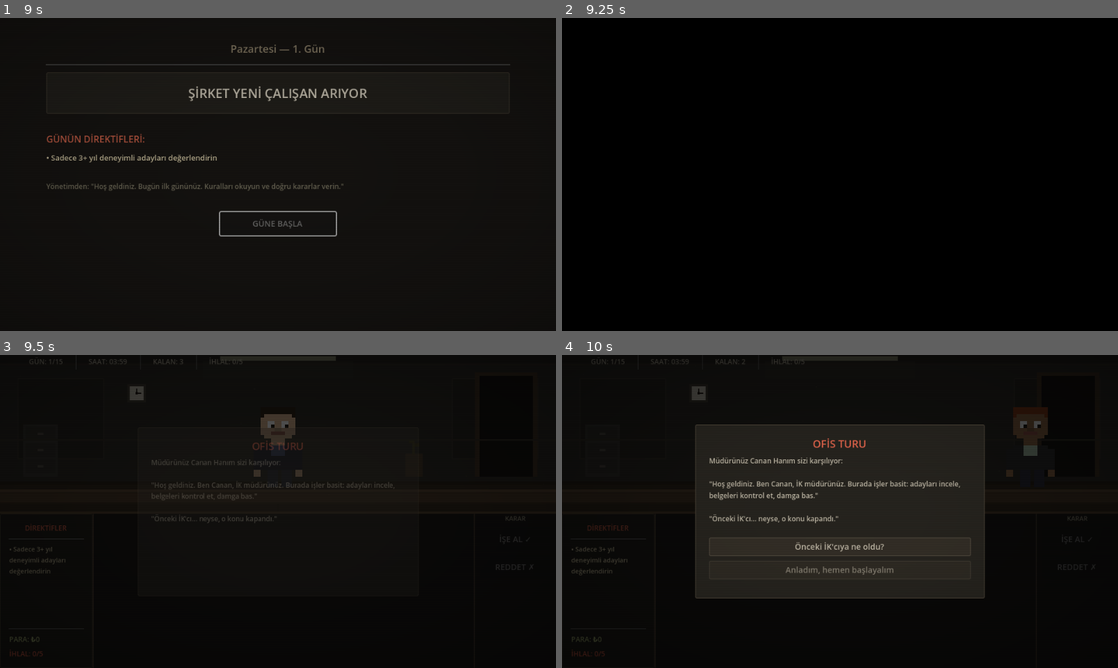
Above: before the commit, frames 1-4 (two rows, left to right).
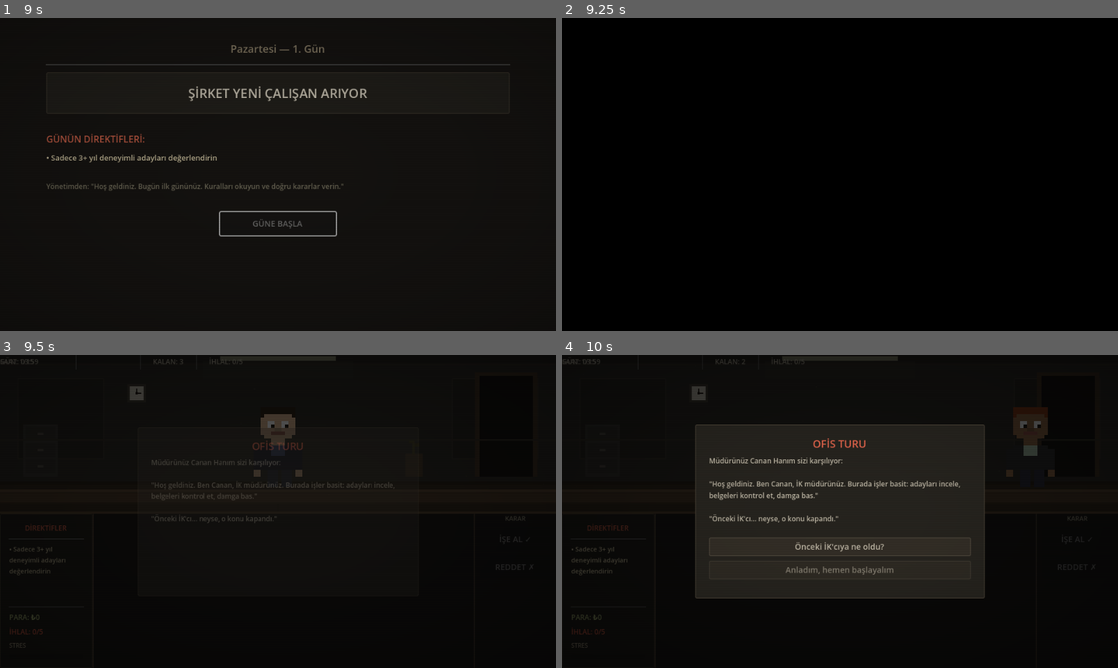
Above: after the commit, the same moments.

Repository: isinuss/test_game
Game: Godot game, scene res://scenes/main_menu/main_menu.tscn
The game is run twice, just before and just after one commit, with the same random seed, the same clock (stepped at 60 frames per second) and the same inputs.
Inputs:
- Up to frame 1 (9 s): click "YENİ OYUN" at 2.75 s; tap Enter at 5 s; click "GÜNE BAŞLA" at 8.75 s
- Up to frame 2 (9.25 s): no input
- Up to frame 3 (9.5 s): no input
- Up to frame 4 (10 s): no input

Frames 1-2 are identical in both runs. In frame 3, 0.2% of the frame differs, in the area x 0-23%, y 1-97%; in frame 4, 0.2%.

Commit message:
Phase 3+4: New documents, inconsistencies, and stress system
Phase 3: Added criminal record (day 8+) and health report (day 11+)
document types, 4 new inconsistency types (address_mismatch,
employment_gap, duplicate_candidate, photo_mismatch), and new
candidate fields for journalist/spy/returning characters.

Phase 4: Full stress system with escalating UI effects:
- Stress bar in directive panel with green→yellow→red gradient
- Document tremor at stress >= 0.3
- Text blur flicker at stress >= 0.5, status bar jitter
- Stamp input delay at stress >= 0.7, character glitch
- Full screen micro-shakes at stress >= 0.9
- Stress sources: violations, time pressure, wrong accusations,
  moral dilemma events, phone calls, debt
- Daily living expenses create financial pressure

https://claude.ai/code/session_01MEXwzu3t24jFGgz3YcqmiY

Diff:
--- a/autoload/game_manager.gd
+++ b/autoload/game_manager.gd
@@ -16,6 +16,11 @@
 
 # Stress system
 var stress: float = 0.0
+const STRESS_PER_VIOLATION: float = 0.12
+const STRESS_PER_WRONG_ACCUSATION: float = 0.05
+const STRESS_FROM_TIME_PRESSURE: float = 0.002  # per second when < 30s remaining
+const STRESS_FROM_MORAL_DILEMMA: float = 0.08
+const STRESS_DECAY_PER_DAY: float = 0.05
 
 # Per-day tracking
 var candidates_today: Array = []
@@ -267,7 +272,7 @@
 	day_decisions = []
 	hired_today = 0
 	# Slight stress recovery between days
-	stress = maxf(0.0, stress - 0.05)
+	stress = maxf(0.0, stress - STRESS_DECAY_PER_DAY)
 	EventBus.day_started.emit(current_day)
 
 func get_current_candidate() -> Resource:
@@ -349,8 +354,12 @@
 			"reason": "Zaman doldu — otomatik red" if c.is_valid_hire else "",
 		})
 
-	# Base salary
+	# Base salary minus daily expenses (rent, commute)
 	money += 100
+	money -= 150  # Daily living expenses — keeps financial pressure
+	if money < 0:
+		# Debt causes extra stress
+		add_stress(0.06)
 
 	EventBus.day_ended.emit(current_day)
 
--- a/data/candidates.gd
+++ b/data/candidates.gd
@@ -383,11 +383,11 @@
 		c.interview_lines.append(shuffled_extras[i])
 
 	# Generate documents
-	_generate_documents(c)
+	_generate_documents(c, day)
 
 	return c
 
-static func _generate_documents(c: CandidateData) -> void:
+static func _generate_documents(c: CandidateData, day: int = 1) -> void:
 	# CV
 	var cv: DocumentData = DocumentData.new()
 	cv.doc_type = "cv"
@@ -451,6 +451,37 @@
 	}
 	c.documents.append(id_card)
 
+	# Criminal Record (from Day 8 onwards)
+	if day >= 8:
+		var criminal: DocumentData = DocumentData.new()
+		criminal.doc_type = "criminal_record"
+		c.has_criminal_record = true
+		c.criminal_record_clean = randi() % 10 != 0  # 10% have a record
+		criminal.content = {
+			"TC Kimlik No": c.tc_kimlik_no,
+			"Ad Soyad": c.candidate_name,
+			"Durum": "Temiz" if c.criminal_record_clean else "Kaydı Var",
+			"Tarih": "2026",
+		}
+		c.documents.append(criminal)
+
+	# Health Report (from Day 11 onwards)
+	if day >= 11:
+		var health: DocumentData = DocumentData.new()
+		health.doc_type = "health_report"
+		c.has_health_report = true
+		var is_disabled: bool = randi() % 7 == 0  # ~15% chance
+		c.has_disability = is_disabled
+		c.health_report_fit = not is_disabled
+		health.content = {
+			"Ad Soyad": c.candidate_name,
+			"Durum": "Engelli" if is_disabled else "Sağlıklı",
+			"Tarih": "2026",
+		}
+		if is_disabled:
+			health.content["Engellilik Oranı"] = str(randi_range(20, 60))
+		c.documents.append(health)
+
 static func inject_inconsistency(c: CandidateData, inc_type: String) -> void:
 	match inc_type:
 		"name_mismatch":
@@ -544,6 +575,40 @@
 				c.documents[0].inconsistency_detail = "Not ortalaması belgeler arasında farklı"
 				c.inconsistencies.append("Not uyuşmazlığı: CV'de " + str(snapped(fake_gpa, 0.01)) + ", Diplomada " + str(c.gpa))
 
+		"address_mismatch":
+			# City on CV differs from city on ID card
+			var alt_city: String = CITIES[randi() % CITIES.size()]
+			while alt_city == c.city:
+				alt_city = CITIES[randi() % CITIES.size()]
+			c.documents[0].content["Şehir"] = alt_city
+			c.documents[0].has_inconsistency = true
+			c.documents[0].inconsistency_type = "address_mismatch"
+			c.documents[0].inconsistency_detail = "CV'deki şehir ile kimlik şehri farklı"
+			c.inconsistencies.append("Adres uyuşmazlığı: CV'de " + alt_city + ", Kimlikte " + c.city)
+
+		"employment_gap":
+			# Flag an unexplained employment gap
+			c.has_employment_gap = true
+			c.documents[0].has_inconsistency = true
+			c.documents[0].inconsistency_type = "employment_gap"
+			c.documents[0].inconsistency_detail = "İş geçmişinde açıklanamayan boşluk var"
+			c.inconsistencies.append("İstihdam boşluğu: 2+ yıl açıklanmamış dönem")
+
+		"duplicate_candidate":
+			# Same person applied before under a different name
+			c.is_returning_candidate = true
+			c.original_candidate_name = c.candidate_name
+			var alt_surname: String = SURNAMES[randi() % SURNAMES.size()]
+			var parts: PackedStringArray = c.candidate_name.split(" ")
+			if parts.size() >= 2:
+				c.candidate_name = parts[0] + " " + alt_surname
+				c.documents[0].content["Ad Soyad"] = c.candidate_name
+			c.inconsistencies.append("Yinelenen aday: Daha önce farklı isimle başvurmuş")
+
+		"photo_mismatch":
+			# Photo doesn't match the candidate — flag for visual cue
+			c.inconsistencies.append("Fotoğraf uyuşmazlığı: Fotoğraf adayla uyuşmuyor")
+
 static func generate_candidates_for_day(day: int, directives: Array[String], num: int, inconsistency_ratio: float) -> Array[CandidateData]:
 	var candidates: Array[CandidateData] = []
 	var base_seed: int = day * 1000 + randi() % 500
@@ -573,6 +638,14 @@
 	if day >= 4:
 		inc_types.append("tc_invalid")
 		inc_types.append("fake_university")
+	if day >= 6:
+		inc_types.append("address_mismatch")
+	if day >= 7:
+		inc_types.append("employment_gap")
+	if day >= 8:
+		inc_types.append("photo_mismatch")
+	if day >= 11:
+		inc_types.append("duplicate_candidate")
 
 	var shuffled: Array[CandidateData] = candidates.duplicate()
 	shuffled.shuffle()
--- a/resources/candidate_data.gd
+++ b/resources/candidate_data.gd
@@ -28,10 +28,20 @@
 @export var reference_company: String = ""
 @export var reference_quality: String = "good"  # excellent/good/suspicious/fake
 
+# Background check documents
+@export var has_criminal_record: bool = false
+@export var criminal_record_clean: bool = true
+@export var has_health_report: bool = false
+@export var health_report_fit: bool = true
+
 # Special flags
 @export var has_disability: bool = false
 @export var is_ceo_nephew: bool = false
 @export var is_union_candidate: bool = false
+@export var is_returning_candidate: bool = false
+@export var is_journalist: bool = false
+@export var is_spy: bool = false
+@export var original_candidate_name: String = ""
 
 # Documents
 @export var documents: Array[Resource] = []
--- a/scenes/game_day/booth_view.gd
+++ b/scenes/game_day/booth_view.gd
@@ -39,6 +39,10 @@
 var _character_base_x: float = 0.0
 var _character_arrived: bool = false
 
+# Stress effects
+var _stress_time: float = 0.0
+var _stress_glitch_timer: float = 0.0
+
 func _ready() -> void:
 	speech_panel.visible = false
 	receive_button.visible = false
@@ -65,6 +69,46 @@
 		_idle_time += delta
 		var sway: float = sin(_idle_time * 0.8) * 1.2
 		character.position.x = _character_base_x + sway
+
+	# Stress effects
+	_process_stress_effects(delta)
+
+func _process_stress_effects(delta: float) -> void:
+	var s: float = GameManager.stress
+	_stress_time += delta
+
+	# Stress >= 0.5: Status bar text jitters slightly
+	if s >= 0.5:
+		var jitter: float = sin(_stress_time * 10.0) * (s - 0.5) * 2.0
+		status_day.position.x = jitter
+		status_time.position.x = -jitter * 0.5
+	else:
+		status_day.position.x = 0.0
+		status_time.position.x = 0.0
+
+	# Stress >= 0.5: Clock hands pulse more intensely
+	if s >= 0.5 and GameManager.day_time_remaining < 60.0:
+		var clock_pulse: float = (sin(_stress_time * 4.0) + 1.0) * 0.5
+		var pulse_scale: float = 1.0 + clock_pulse * (s - 0.3) * 0.15
+		clock_hand_m.scale = Vector2(pulse_scale, pulse_scale)
+
+	# Stress >= 0.7: Character sprites occasionally "glitch"
+	if s >= 0.7:
+		_stress_glitch_timer += delta
+		if _stress_glitch_timer > 2.0 + randf() * 3.0:
+			_stress_glitch_timer = 0.0
+			if _character_arrived and is_instance_valid(character):
+				var glitch_tween: Tween = create_tween()
+				glitch_tween.tween_property(character, "modulate", Color(1.2, 0.8, 0.8), 0.04)
+				glitch_tween.tween_property(character, "modulate", Color.WHITE, 0.06)
+
+	# Stress >= 0.9: Full screen micro-shakes
+	if s >= 0.9:
+		var shake_x: float = sin(_stress_time * 20.0) * 1.5
+		var shake_y: float = cos(_stress_time * 25.0) * 1.0
+		var game_day: Node = get_tree().current_scene
+		if game_day:
+			game_day.position = Vector2(shake_x, shake_y)
 
 func _process_light_flicker(delta: float) -> void:
 	_flicker_timer += delta
--- a/scenes/game_day/directive_panel.gd
+++ b/scenes/game_day/directive_panel.gd
@@ -9,9 +9,15 @@
 var _prev_money: int = 0
 var _prev_violations: int = 0
 
+# Stress bar (created dynamically since .tscn may not have it yet)
+var _stress_bar: ProgressBar = null
+var _stress_label: Label = null
+
 func _ready() -> void:
 	EventBus.money_changed.connect(_on_money_changed)
 	EventBus.violation_received.connect(_on_violation)
+	EventBus.stress_changed.connect(_on_stress_changed)
+	_create_stress_bar()
 
 func load_directives(day: int) -> void:
 	# Clear old
@@ -70,3 +76,52 @@
 	var scale_tween: Tween = create_tween()
 	scale_tween.tween_property(violations_label, "scale", Vector2(1.2, 1.2), 0.1)
 	scale_tween.tween_property(violations_label, "scale", Vector2.ONE, 0.15).set_ease(Tween.EASE_OUT)
+
+func _create_stress_bar() -> void:
+	# Dynamically add stress bar below violations label
+	_stress_label = Label.new()
+	_stress_label.text = "STRES"
+	_stress_label.add_theme_font_size_override("font_size", 10)
+	_stress_label.add_theme_color_override("font_color", Color(0.7, 0.65, 0.55))
+	violations_label.add_sibling(_stress_label)
+
+	_stress_bar = ProgressBar.new()
+	_stress_bar.min_value = 0
+	_stress_bar.max_value = 100
+	_stress_bar.value = GameManager.stress * 100
+	_stress_bar.custom_minimum_size = Vector2(0, 8)
+	_stress_bar.show_percentage = false
+	_stress_label.add_sibling(_stress_bar)
+	_update_stress_color()
+
+func _on_stress_changed(_new_stress: float) -> void:
+	if _stress_bar == null:
+		return
+	_stress_bar.value = GameManager.stress * 100
+	_update_stress_color()
+
+func _update_stress_color() -> void:
+	if _stress_bar == null:
+		return
+	var s: float = GameManager.stress
+	# Green → Yellow → Red interpolation
+	var bar_color: Color
+	if s < 0.5:
+		bar_color = Color(0.3 + s * 1.0, 0.7, 0.2)  # green to yellow
+	else:
+		bar_color = Color(0.9, 0.7 - (s - 0.5) * 1.2, 0.1)  # yellow to red
+	var style: StyleBoxFlat = StyleBoxFlat.new()
+	style.bg_color = bar_color
+	style.corner_radius_top_left = 2
+	style.corner_radius_top_right = 2
+	style.corner_radius_bottom_left = 2
+	style.corner_radius_bottom_right = 2
+	_stress_bar.add_theme_stylebox_override("fill", style)
+
+	# Update label color to match
+	if s >= 0.7:
+		_stress_label.add_theme_color_override("font_color", Color(0.9, 0.3, 0.2))
+	elif s >= 0.4:
+		_stress_label.add_theme_color_override("font_color", Color(0.9, 0.75, 0.3))
+	else:
+		_stress_label.add_theme_color_override("font_color", Color(0.7, 0.65, 0.55))
--- a/scenes/game_day/document_view.gd
+++ b/scenes/game_day/document_view.gd
@@ -11,6 +11,9 @@
 var _documents: Array[Resource] = []
 var _current_tab: int = 0
 var _content_tween: Tween = null
+var _stress_time: float = 0.0
+var _content_panel_base_pos: Vector2 = Vector2.ZERO
+var _blur_timer: float = 0.0
 
 const DOC_TYPE_NAMES: Dictionary = {
 	"cv": "ÖZGEÇMİŞ",
@@ -25,6 +28,29 @@
 	content_panel.visible = false
 	content_label.bbcode_enabled = true
 	content_label.meta_clicked.connect(_on_meta_clicked)
+	_content_panel_base_pos = content_panel.position
+
+func _process(delta: float) -> void:
+	var s: float = GameManager.stress
+	_stress_time += delta
+
+	# Stress >= 0.3: Subtle hand tremor — document panel oscillates
+	if s >= 0.3 and content_panel.visible:
+		var tremor_intensity: float = (s - 0.3) * 4.0  # 0 to ~2.8
+		var offset_x: float = sin(_stress_time * 6.0) * tremor_intensity
+		var offset_y: float = cos(_stress_time * 8.0) * tremor_intensity * 0.5
+		content_panel.position = _content_panel_base_pos + Vector2(offset_x, offset_y)
+	elif content_panel.visible:
+		content_panel.position = _content_panel_base_pos
+
+	# Stress >= 0.5: Text occasionally blurs (alpha flicker)
+	if s >= 0.5:
+		_blur_timer += delta
+		if _blur_timer > 3.0 + randf() * 4.0:
+			_blur_timer = 0.0
+			var blur_tween: Tween = create_tween()
+			blur_tween.tween_property(content_label, "modulate:a", 0.4, 0.08)
+			blur_tween.tween_property(content_label, "modulate:a", 1.0, 0.15)
 
 func _on_meta_clicked(meta: Variant) -> void:
 	# meta is the inconsistency info encoded as "type|detail|doc_index"
--- a/scenes/game_day/game_day.gd
+++ b/scenes/game_day/game_day.gd
@@ -53,6 +53,11 @@
 		GameManager.day_time_remaining = 0.0
 		_day_over = true
 		_end_day()
+
+	# Time pressure stress
+	if GameManager.day_time_remaining < 30.0 and GameManager.day_time_remaining > 0.0:
+		GameManager.add_stress(GameManager.STRESS_FROM_TIME_PRESSURE * delta)
+		EventBus.stress_changed.emit(GameManager.stress)
 
 	# Update status bar
 	var remaining_candidates: int = GameManager.candidates_today.size() - GameManager.current_candidate_index - 1
@@ -314,6 +319,10 @@
 			var flag_key: String = choice_data.get("flag", "")
 			if flag_key != "":
 				GameManager.set_flag(flag_key, choice_data.get("value", true))
+			# Moral dilemma events cause stress
+			if choice_data.has("flag"):
+				GameManager.add_stress(GameManager.STRESS_FROM_MORAL_DILEMMA)
+				EventBus.stress_changed.emit(GameManager.stress)
 			EventBus.event_choice_made.emit(ev_id, i)
 			# Fade out popup
 			var close_tween: Tween = create_tween()
@@ -372,6 +381,11 @@
 	stamp_area.show_result(correct, reason)
 	booth_view.show_reaction(hired)
 
+	# Add stress from violations
+	if not correct:
+		GameManager.add_stress(GameManager.STRESS_PER_VIOLATION)
+		EventBus.stress_changed.emit(GameManager.stress)
+
 	# Wait, then walk out and present next
 	await get_tree().create_timer(2.0).timeout
 
@@ -552,7 +566,8 @@
 			EventBus.money_changed.emit(GameManager.money)
 		else:
 			# Falsely accused an innocent candidate
-			GameManager.add_stress(0.05)
+			GameManager.add_stress(GameManager.STRESS_PER_WRONG_ACCUSATION)
+			EventBus.stress_changed.emit(GameManager.stress)
 		EventBus.interrogation_resolved.emit(is_guilty, player_correct)
 		var close_tween: Tween = create_tween()
 		close_tween.tween_property(overlay, "modulate:a", 0.0, 0.2)
@@ -650,6 +665,7 @@
 			GameManager.set_flag(flag)
 		EventBus.phone_answered.emit(call_data)
 		GameManager.add_stress(0.03)
+		EventBus.stress_changed.emit(GameManager.stress)
 		var close_tween: Tween = create_tween()
 		close_tween.tween_property(overlay, "modulate:a", 0.0, 0.2)
 		close_tween.tween_callback(func() -> void: overlay.queue_free())
--- a/scenes/game_day/stamp_area.gd
+++ b/scenes/game_day/stamp_area.gd
@@ -37,6 +37,13 @@
 	if not _buttons_enabled:
 		return
 	set_buttons_enabled(false)
+	# Stress >= 0.7: Brief hesitation delay before stamp registers
+	var delay: float = 0.0
+	if GameManager.stress >= 0.7:
+		delay = 0.3 + (GameManager.stress - 0.7) * 1.0  # 0.3s to 0.6s
+		status_label.text = "..."
+	if delay > 0.0:
+		await get_tree().create_timer(delay).timeout
 	_play_stamp_animation(hire_button)
 	status_label.text = "İŞE ALINDI"
 	status_label.add_theme_color_override("font_color", Color(0.1, 0.6, 0.2))
@@ -48,6 +55,13 @@
 	if not _buttons_enabled:
 		return
 	set_buttons_enabled(false)
+	# Stress >= 0.7: Brief hesitation delay before stamp registers
+	var delay: float = 0.0
+	if GameManager.stress >= 0.7:
+		delay = 0.3 + (GameManager.stress - 0.7) * 1.0
+		status_label.text = "..."
+	if delay > 0.0:
+		await get_tree().create_timer(delay).timeout
 	_play_stamp_animation(reject_button)
 	status_label.text = "REDDEDİLDİ"
 	status_label.add_theme_color_override("font_color", Color(0.7, 0.15, 0.1))
